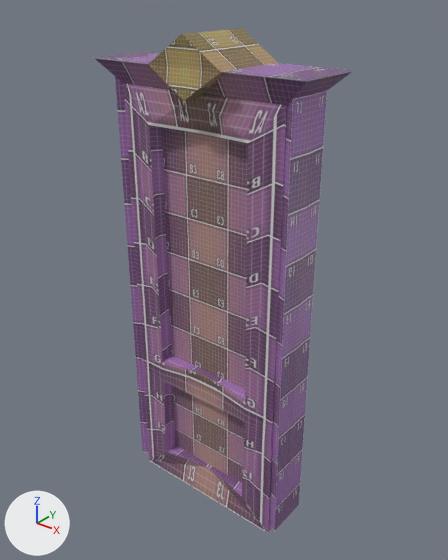
A saved change to the Blender file Assets/3DModels/Interactables/DoorAssets/Paranominal_Door.blend.
Both versions are drawn from a 50 mm lens placed at (2.23, -2.7, 3.31), pointed at (0.02, 0.07, 1.59). Arrows for +X, +Y and +Z are at lower left; the lights stay in place. The first picture is the older version.

Objects in the first picture: 'Door', 'DoorOrnament', 'Doorframe'.
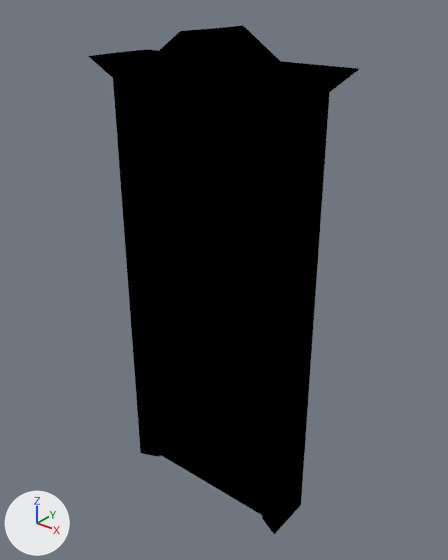
Commit message: made door variant with outline

What changed in the scene script:
```text
Add mat_material_001:
    mat_material_001 = emission_material('Material.001')
    mat_material_001.base_color = (0.0, 0.0, 0.0)  # black #000000
Change me_cube_002:
    where me_cube_002.from_pydata(...)  # 26 vertices, 18 faces; spans x -0.5..0.0, y -0.07..0.0, z 0.0..2.7
    add me_cube_002.materials.append(mat_material_001)  # black #000000
Change me_cube_003:
    where me_cube_003.from_pydata(...)  # 15 vertices, 9 faces; spans x -0.72..0.0, y -0.22..0.0, z 0.0..2.9
    add me_cube_003.materials.append(mat_material_001)  # black #000000
Change me_cube_004:
    where me_cube_004.from_pydata(...)  # 6 vertices, 2 faces; spans x -0.247..0.0, y -0.247..0.0, z 0.0..0.162
    add me_cube_004.materials.append(mat_material_001)  # black #000000
Change ob_door:
    where _m = ob_door.modifiers.new('Solidify', 'SOLIDIFY')
    _m.thickness: -0.06 -> -0.01
    add _m.material_offset = 1
Change ob_doorframe:
    add _m = ob_doorframe.modifiers.new('Solidify', 'SOLIDIFY')
    add _m.thickness = -0.01
    add _m.material_offset = 1
    add _m.use_even_offset = True
    add _m.use_flip_normals = True
Change ob_doorornament:
    add _m = ob_doorornament.modifiers.new('Solidify', 'SOLIDIFY')
    add _m.thickness = -0.01
    add _m.material_offset = 1
    add _m.use_even_offset = True
    add _m.use_flip_normals = True
```

What differs and where, as boxes (x1, y1, x2, y2) in the pictures (448 x 560 px):
'Door', recoloured, modifiers changed (18% narrower, 7% shorter)
    before: (123, 83, 287, 533)
    after: (141, 97, 276, 515)
'Doorframe', recoloured, modifiers changed
    before: (93, 51, 354, 531)
    after: (88, 50, 359, 534)
'DoorOrnament', modifiers changed, recoloured (7% taller)
    before: (148, 28, 278, 101)
    after: (144, 26, 280, 104)
